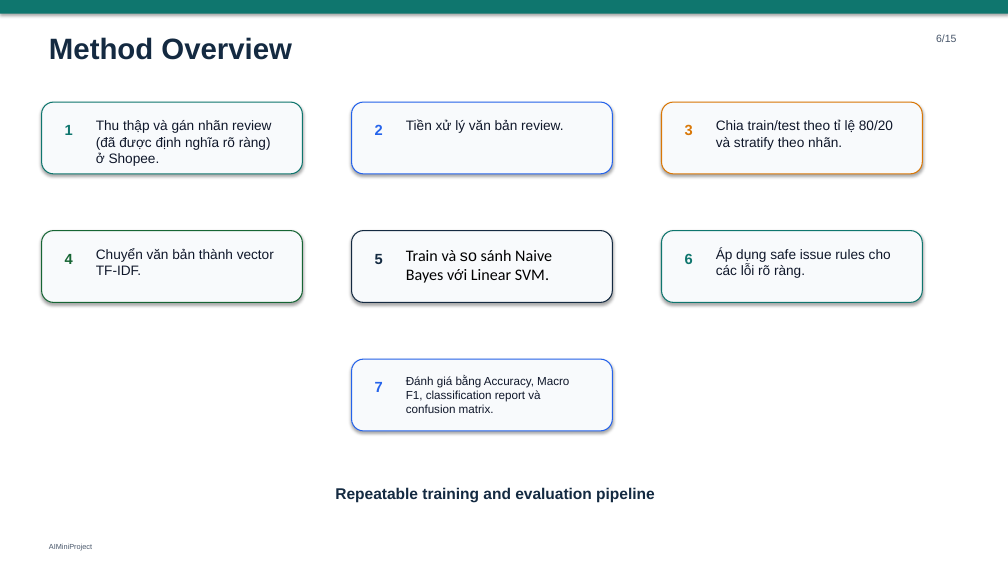
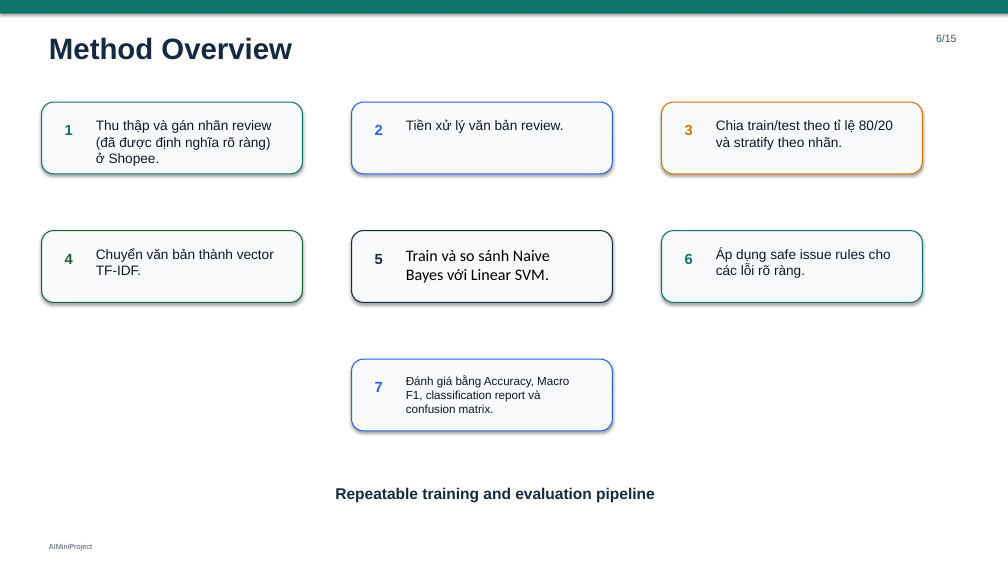
Before and after one commit to luongkien25/AIMiniProject, a slide deck: slide 5 of slides/AIMiniProject_presentation.pptx (slide 6 before the commit). Drawn at 1008x567 pixels with LibreOffice and Linux fonts; fonts in the diff are those of the drawing. Boxes give left, top, right and bottom in pixels: in the first picture for what was removed or moved away, otherwise in the second. Text is boxed around its words. In the diff, an @@ line names an element or a change of style, - is before the commit and + after.

```diff
--- a/slides/AIMiniProject_presentation.pptx
+++ b/slides/AIMiniProject_presentation.pptx
@@ text "Train và so sánh Naive ..." at [406,250,550,283]: font Arial to Calibri in "so" @@
```
Also in this commit, not shown: 3 other slides changed, 1 slide added, 2 slides removed, 2 other files.
